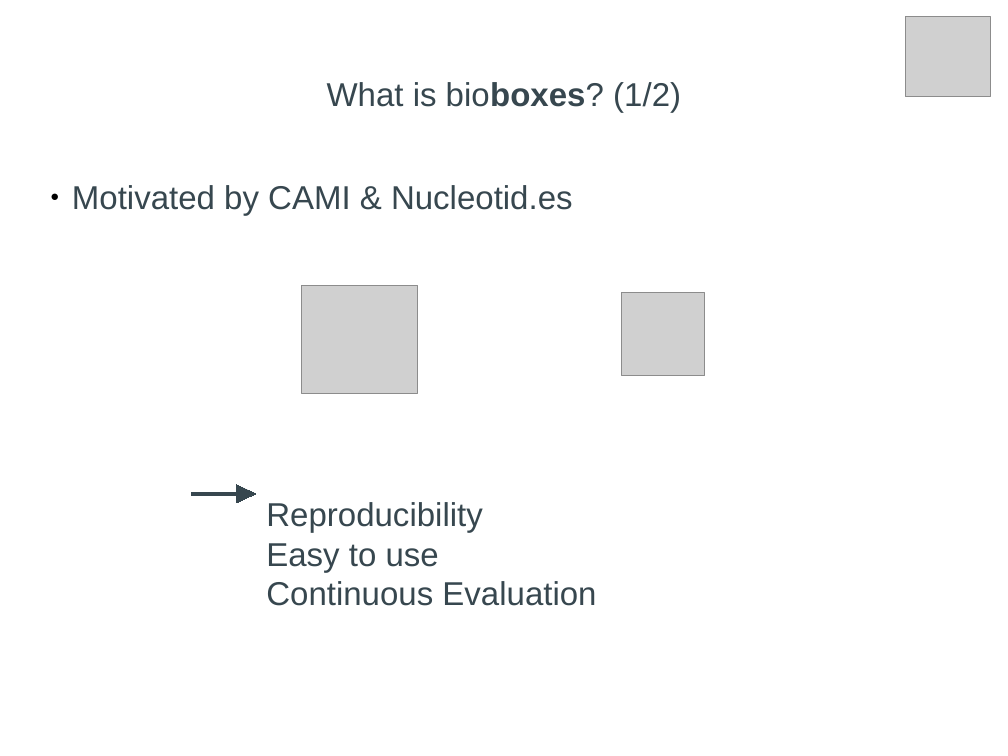
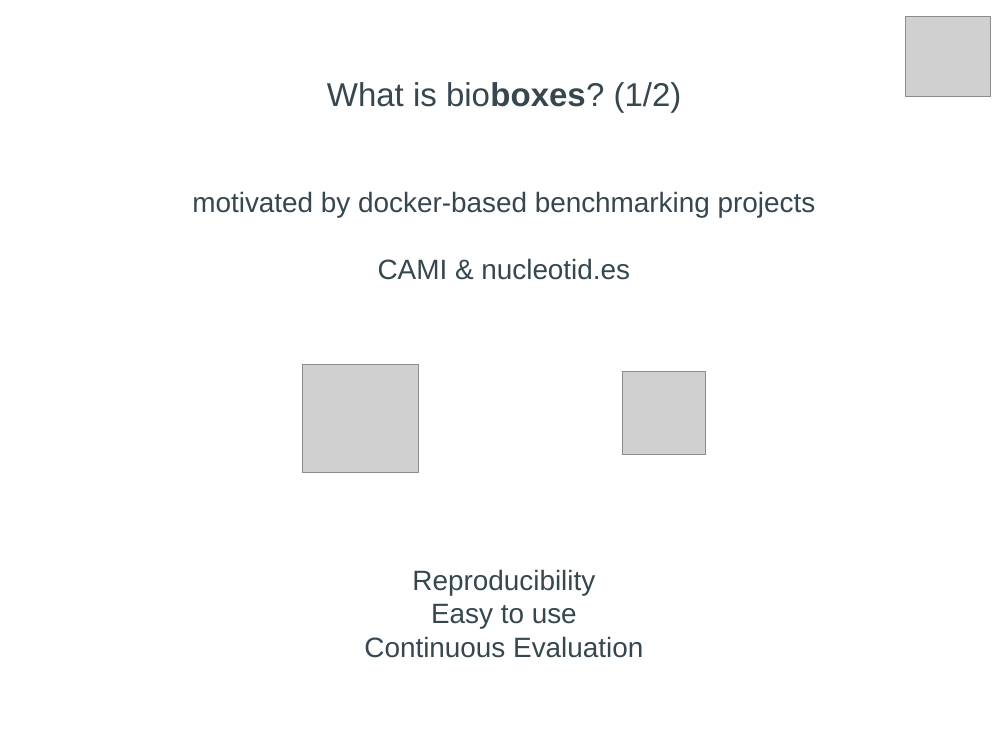
Before and after one commit to bioboxes/abstracts, a slide deck: slide 2 of abstracts/bosc_2015/talk.odp. Drawn at 1008x756 pixels with LibreOffice and Linux fonts; fonts in the diff are those of the drawing; grey boxes stand for pictures. Boxes give left, top, right and bottom in pixels: in the first picture for what was removed or moved away, otherwise in the second. Text is boxed around its words. In the diff, an @@ line names an element or a change of style, - is before the commit and + after.

Commit message:
final talk version

```diff
--- a/abstracts/bosc_2015/talk.odp
+++ b/abstracts/bosc_2015/talk.odp
@@ text "motivated by docker-based benchmarking projects": place and size @@
-text "motivated by docker-based benchmarking projects" at bbox=[72, 185, 596, 606]
+text "motivated by docker-based benchmarking projects" at bbox=[192, 191, 816, 658]
@@ text at bbox=[192, 191, 816, 280]: text changed; size 26 to 22 pt @@
-● Motivated by CAMI & Nucleotid.es
+motivated by docker-based benchmarking projects
+CAMI & nucleotid.es
@@ picture: place and size @@
-picture at bbox=[302, 285, 418, 393]
+picture at bbox=[302, 365, 418, 473]
@@ picture: place and size @@
-picture at bbox=[622, 293, 705, 376]
+picture at bbox=[623, 372, 706, 456]
@@ right arrow removed at bbox=[192, 485, 256, 503] @@
@@ text at bbox=[364, 569, 643, 658]: size 26 to 22 pt in "Reproducibility", "Easy to use", "Continuous Evaluation"; alignment left to centre; list level 9 to 1 in "Reproducibility"; list level 9 to 1 in "Easy to use"; list level 9 to 1 in "Continuous Evaluation" @@
```
Also in this commit, not shown: 5 other slides changed, 2 slides added, 1 slide removed, 1 other file.
